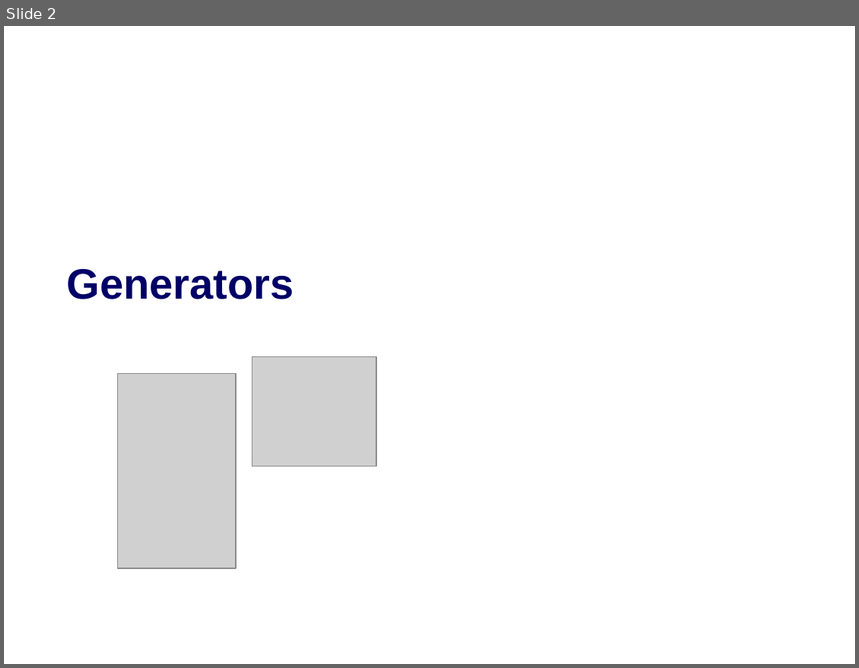
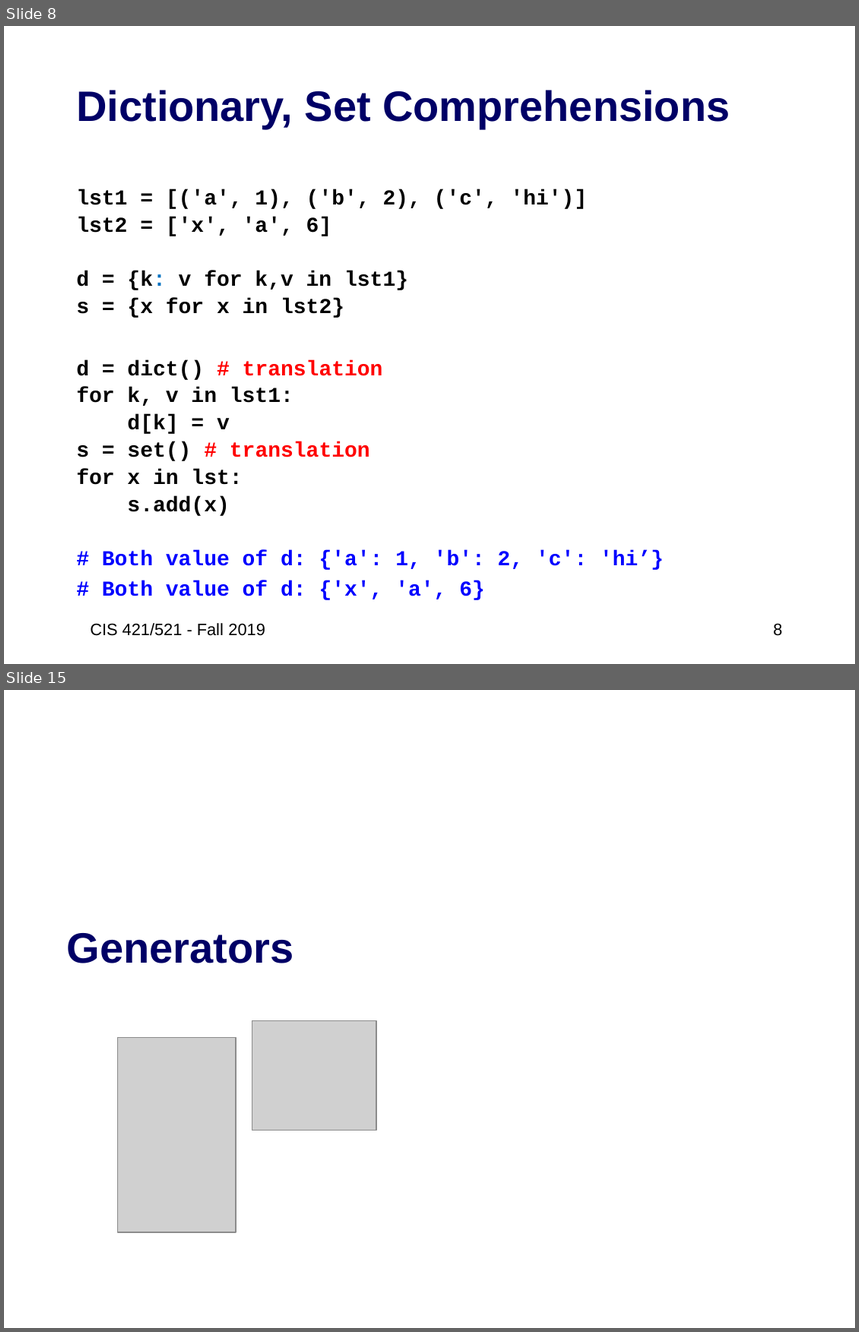
Before and after one commit to artificial-intelligence-class/artificial-intelligence-class.github.io, a slide deck: assets/slides/02-Python3-review2.pptx. Shown one above the other, each under a label of ours: slide 2 before the commit, slides 8 and 15 after it; the slides between them are not shown. The pictures are 859x668 and 859x1332 pixels, drawn with LibreOffice and Linux fonts; fonts in the diff are those of the drawing; grey boxes stand for pictures. Boxes give left, top, right and bottom in pixels: in the first picture for what was removed or moved away, otherwise in the second. Text is boxed around its words. In the diff, an @@ line names an element or a change of style, - is before the commit and + after.

```diff
--- a/assets/slides/02-Python3-review2.pptx
+++ b/assets/slides/02-Python3-review2.pptx
@@ slide 8 added at (x1=4, y1=26, x2=855, y2=664), background #FFFFFF @@
@@ title added at (x1=76, y1=90, x2=730, y2=128), 36 pt, text #000066, bold @@
+Dictionary, Set Comprehensions
@@ text added at (x1=76, y1=189, x2=664, y2=601), 18 pt, text #000000, bold @@
+lst1 = [('a', 1), ('b', 2), ('c', 'hi')]
+lst2 = ['x', 'a', 6]
+d = {k: v for k,v in lst1}
+s = {x for x in lst2}
+d = dict() # translation
+for k, v in lst1:
+d[k] = v
+s = set() # translation
+for x in lst:
+s.add(x)
+# Both value of d: {'a': 1, 'b': 2, 'c': 'hi’}
+# Both value of d: {'x', 'a', 6}
@@ text added at (x1=90, y1=623, x2=265, y2=636), 14 pt, text #000000 @@
+CIS 421/521 - Fall 2019
@@ page number added at (x1=773, y1=623, x2=782, y2=636), 14 pt, text #000000 @@
+8
@@ what was slide 2 is now slide 15 @@
```
Also in this commit, not shown: 8 slides changed, 13 other slides added, 1 other file.
